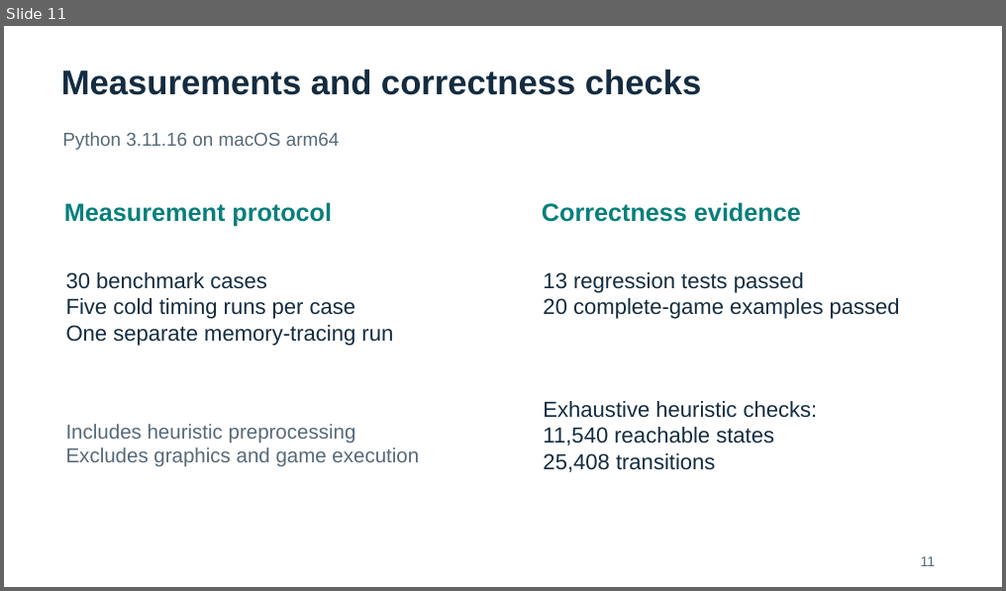
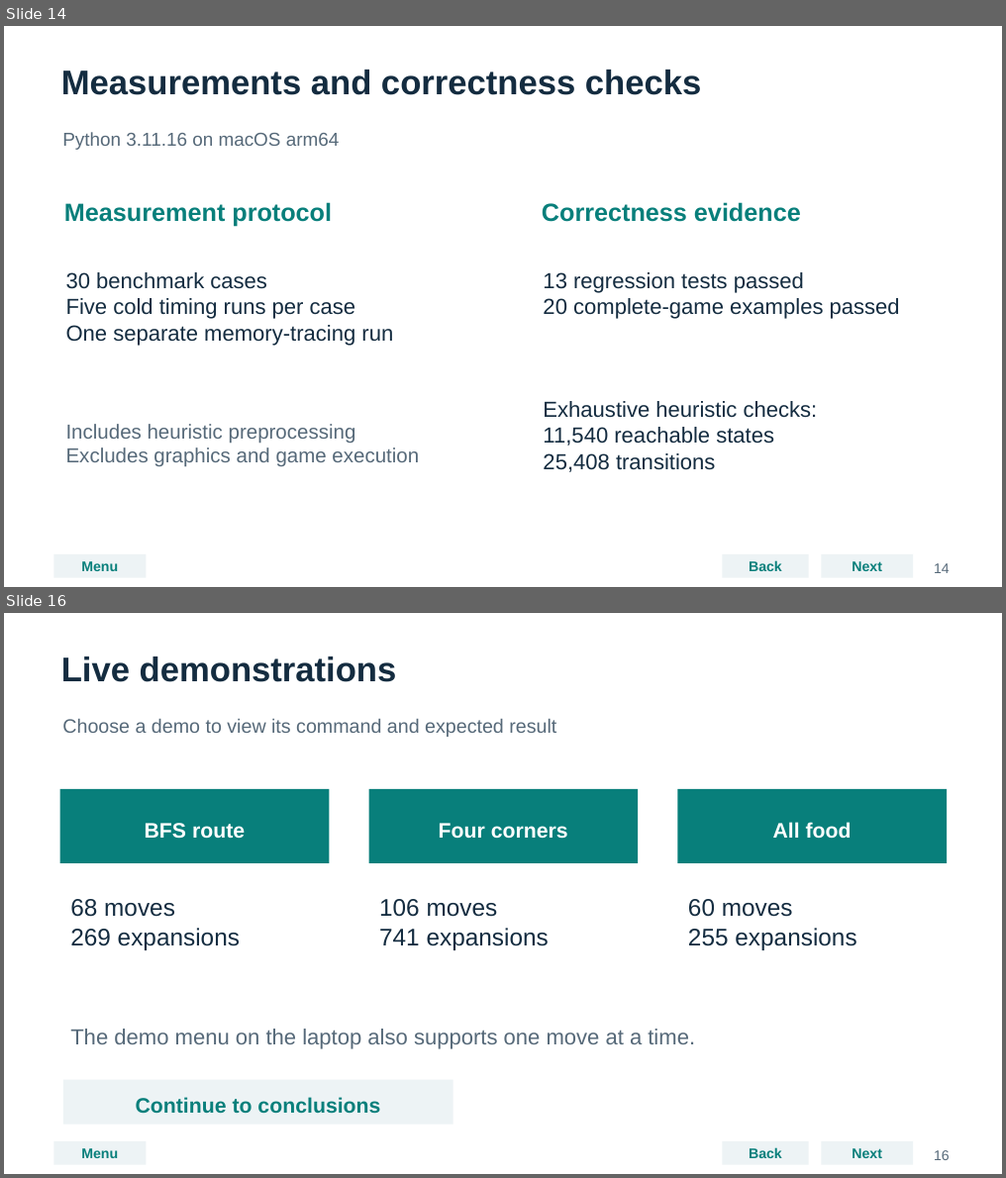
Before and after one commit to maitreya-v/AI_project_1, a slide deck: Project01_PacMan_Presentation.pptx. Shown one above the other, each under a label of ours: slide 11 before the commit, slides 14 and 16 after it; the slides between them are not shown. The pictures are 1006x591 and 1006x1178 pixels, drawn with LibreOffice and Linux fonts; fonts in the diff are those of the drawing. Boxes give left, top, right and bottom in pixels: in the first picture for what was removed or moved away, otherwise in the second. Text is boxed around its words. In the diff, an @@ line names an element or a change of style, - is before the commit and + after.

```diff
--- a/Project01_PacMan_Presentation.pptx
+++ b/Project01_PacMan_Presentation.pptx
@@ slide 16 added at box(4, 613, 1002, 1174), background #FFFFFF @@
@@ text added at box(61, 657, 397, 682), 33 pt, text #142C40, bold @@
+Live demonstrations
@@ text added at box(62, 719, 556, 737), 18.8 pt, text #566979 @@
+Choose a demo to view its command and expected result
@@ rectangle added at box(60, 789, 329, 863), fill #087F7B, 20.2 pt, text #FFFFFF, bold @@
+BFS route
@@ rectangle added at box(369, 789, 638, 863), fill #087F7B, 20.2 pt, text #FFFFFF, bold @@
+Four corners
@@ rectangle added at box(678, 789, 946, 863), fill #087F7B, 20.2 pt, text #FFFFFF, bold @@
+All food
@@ text added at box(70, 899, 240, 951), 23.2 pt, text #142C40 @@
+68 moves
+269 expansions
@@ text added at box(379, 899, 548, 951), 23.2 pt, text #142C40 @@
+106 moves
+741 expansions
@@ text added at box(688, 899, 856, 951), 23.2 pt, text #142C40 @@
+60 moves
+255 expansions
@@ text added at box(70, 1029, 695, 1050), 21 pt, text #566979 @@
+The demo menu on the laptop also supports one move at a time.
@@ rectangle added at box(63, 1080, 453, 1124), fill #EDF3F5, 20.2 pt, text #087F7B, bold @@
+Continue to conclusions
@@ rectangle added at box(54, 1142, 147, 1164), fill #EDF3F5, 13.5 pt, text #087F7B, bold @@
+Menu
@@ rectangle added at box(722, 1142, 809, 1164), fill #EDF3F5, 13.5 pt, text #087F7B, bold @@
+Back
@@ rectangle added at box(822, 1142, 914, 1164), fill #EDF3F5, 13.5 pt, text #087F7B, bold @@
+Next
@@ text added at box(934, 1151, 949, 1160), 13.5 pt, text #566979 @@
+16
@@ what was slide 11 is now slide 14 @@
@@ slide 14 changed as well @@
@@ rectangle added at box(54, 555, 147, 577), fill #EDF3F5, 13.5 pt, text #087F7B, bold @@
+Menu
@@ rectangle added at box(722, 555, 809, 577), fill #EDF3F5, 13.5 pt, text #087F7B, bold @@
+Back
@@ rectangle added at box(822, 555, 914, 577), fill #EDF3F5, 13.5 pt, text #087F7B, bold @@
+Next
@@ text removed at box(921, 557, 936, 567) @@
-11
@@ text added at box(934, 564, 949, 573), 13.5 pt, text #566979 @@
+14
```
Also in this commit, not shown: 11 other slides changed, 7 other slides added, 1 other file.
